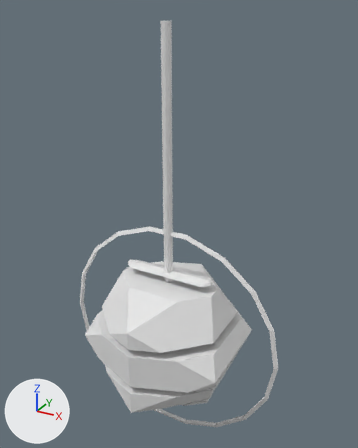
A saved change to the OBJ model Assets/Models/Bottom Shoulder/Public-Photo_0006.obj.
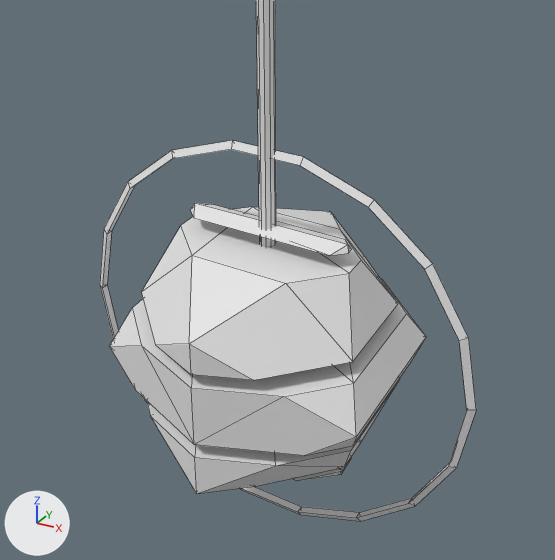
Each version appears first whole from a 50 mm camera at (0.399, -0.686, 0.36) aimed at (0.007, 0.028, 0.003), and next in a close-up on the part from 8% to 89% of the width and 34% to 100% of the height. Lighting does not change. The marker at lower left points along +X, +Y and +Z. The close-ups show mesh edges as thin lines. Where no turn or scale is listed for an object, it has been applied to the vertices. Vertices at the same position are counted once.

The scene before the commit, as lines of its bpy script (objects in view):
```python
me_public_photo_0006 = bpy.data.meshes.new('Public-Photo_0006')
me_public_photo_0006.from_pydata(...)  # 160 vertices, 181 faces; spans x -0.218..0.218, y -0.137..0.137, z -0.43..0.34
ob_public_photo_0006 = bpy.data.objects.new('Public-Photo_0006', me_public_photo_0006)
ob_public_photo_0006.location = (0.0, 0.0, 0.0)
```
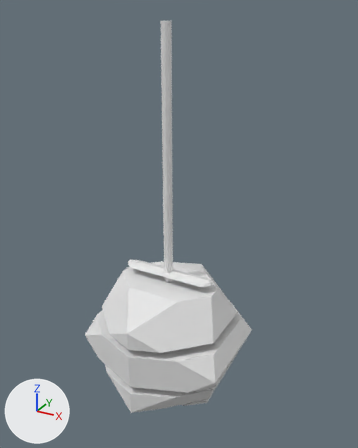
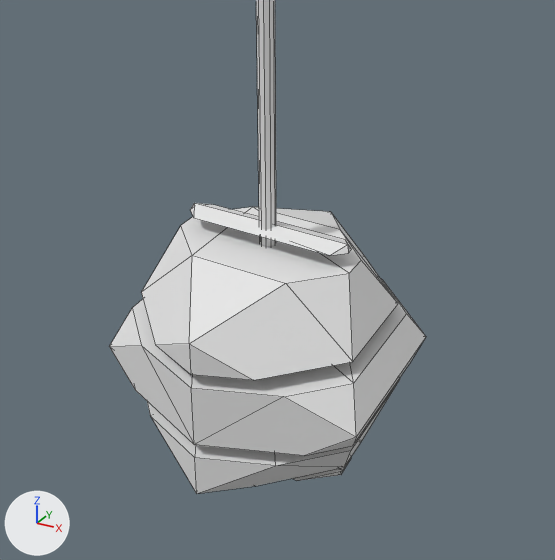
Changed parts and their boxes (x1, y1, x2, y2) in the close-ups (555 x 560 px):
'Public-Photo_0006', reshaped
    before: (100, 0, 476, 521)
    after: (109, 0, 426, 494)
part 1 of me_public_photo_0006, deleted
    before: (100, 141, 476, 521)

The change, as a list of edits to the scene's bpy script:
```text
Change me_public_photo_0006:
    where me_public_photo_0006.from_pydata(...)  # 160 vertices, 181 faces; spans x -0.218..0.218, y -0.137..0.137, z -0.43..0.34
    used by ob_public_photo_0006; location = (0.0, 0.0, 0.0)
    me_public_photo_0006 part 1: the loose piece of 54 vertices spanning x -0.218..0.218, y -0.004..0.004, z -0.43..0.0 is deleted
```
